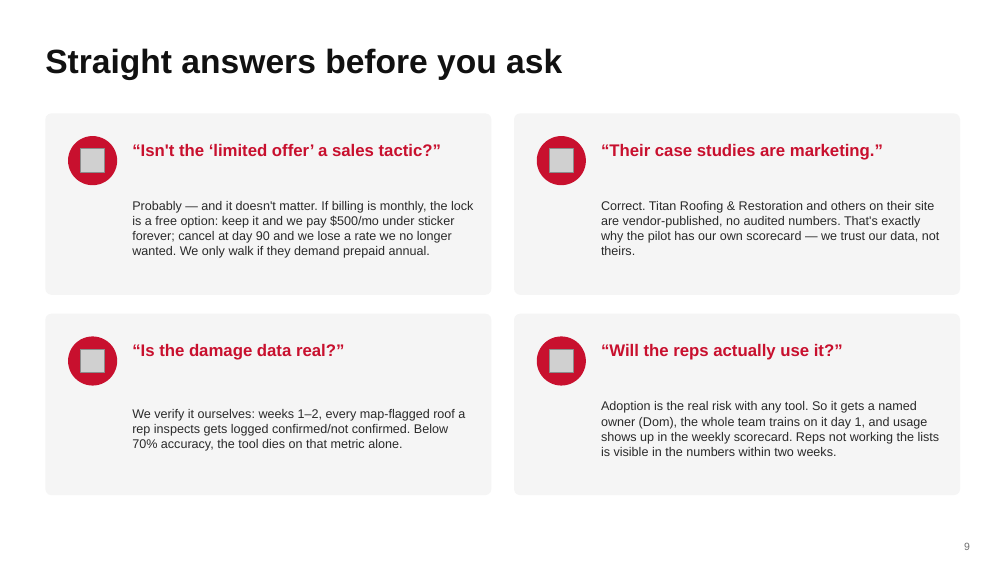
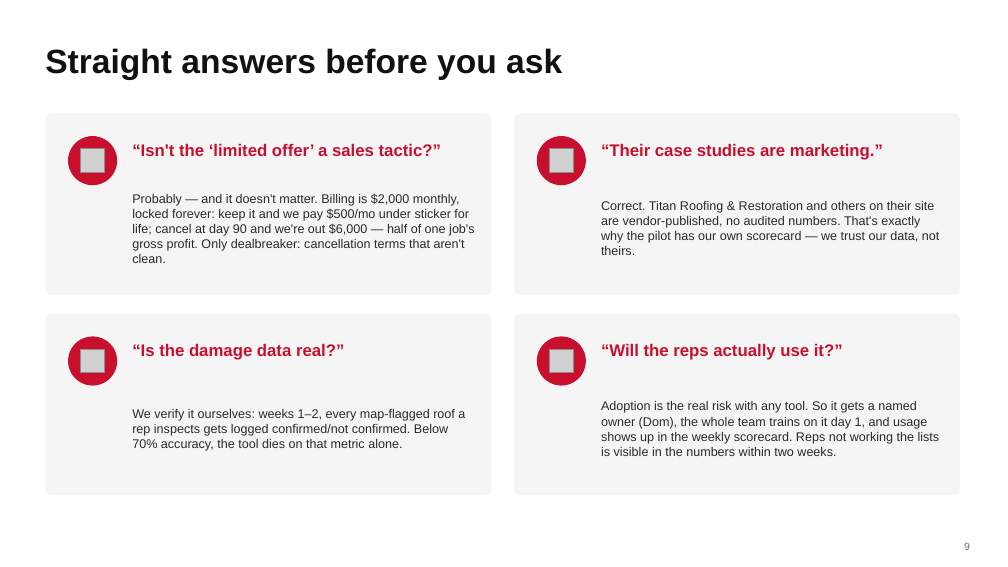
Before and after one commit to DommyD26/roofing-site-template, a slide deck: slide 9 of pitch/Storm-Scout-Pitch.pptx. Drawn at 1008x567 pixels with LibreOffice and Linux fonts; fonts in the diff are those of the drawing; grey boxes stand for pictures. Boxes give left, top, right and bottom in pixels: in the first picture for what was removed or moved away, otherwise in the second. Text is boxed around its words. In the diff, an @@ line names an element or a change of style, - is before the commit and + after.

```diff
--- a/pitch/Storm-Scout-Pitch.pptx
+++ b/pitch/Storm-Scout-Pitch.pptx
@@ text at [132, 193, 474, 263]: text changed @@
-Probably — and it doesn't matter. If billing is monthly, the lock is a free option: keep it and we pay $500/mo under sticker forever; cancel at day 90 and we lose a rate we no longer wanted. We only walk if they demand prepaid annual.
+Probably — and it doesn't matter. Billing is $2,000 monthly, locked forever: keep it and we pay $500/mo under sticker for life; cancel at day 90 and we're out $6,000 — half of one job's gross profit. Only dealbreaker: cancellation terms that aren't clean.
```
Also in this commit, not shown: 4 other slides changed, 1 other file.
